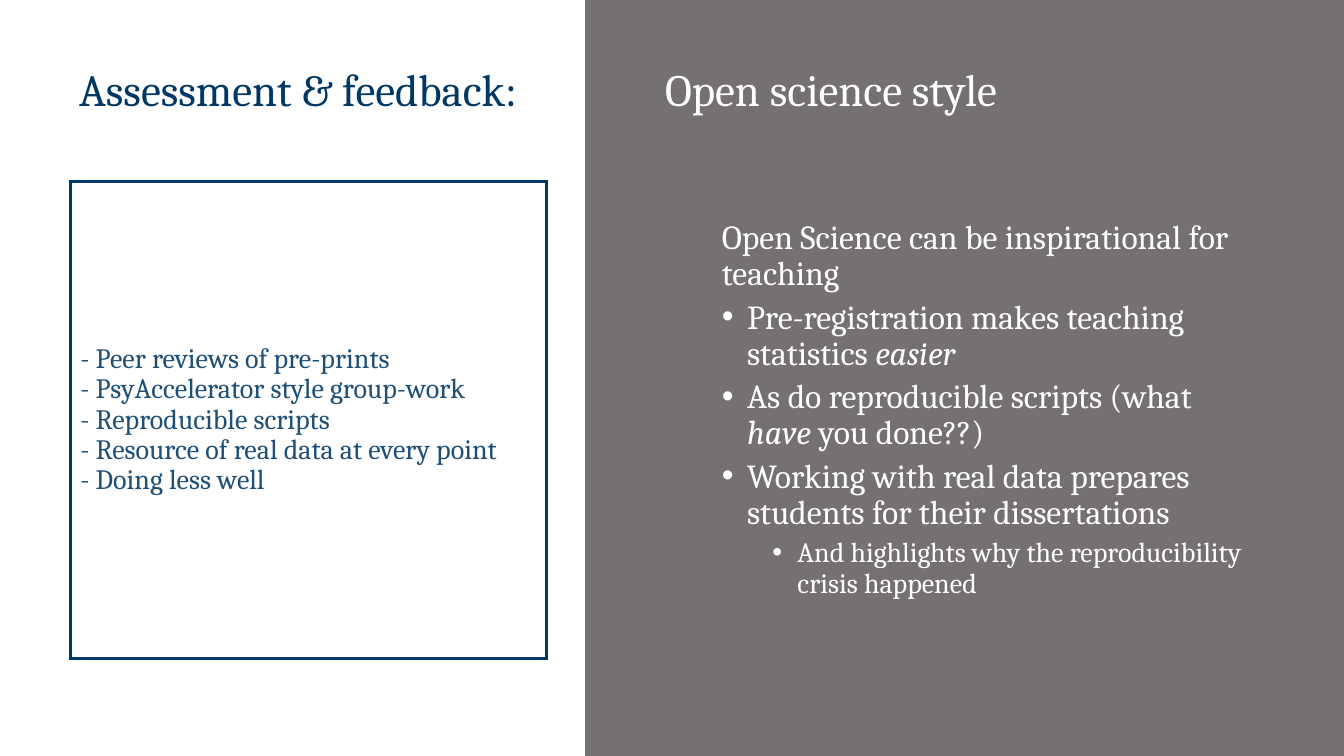
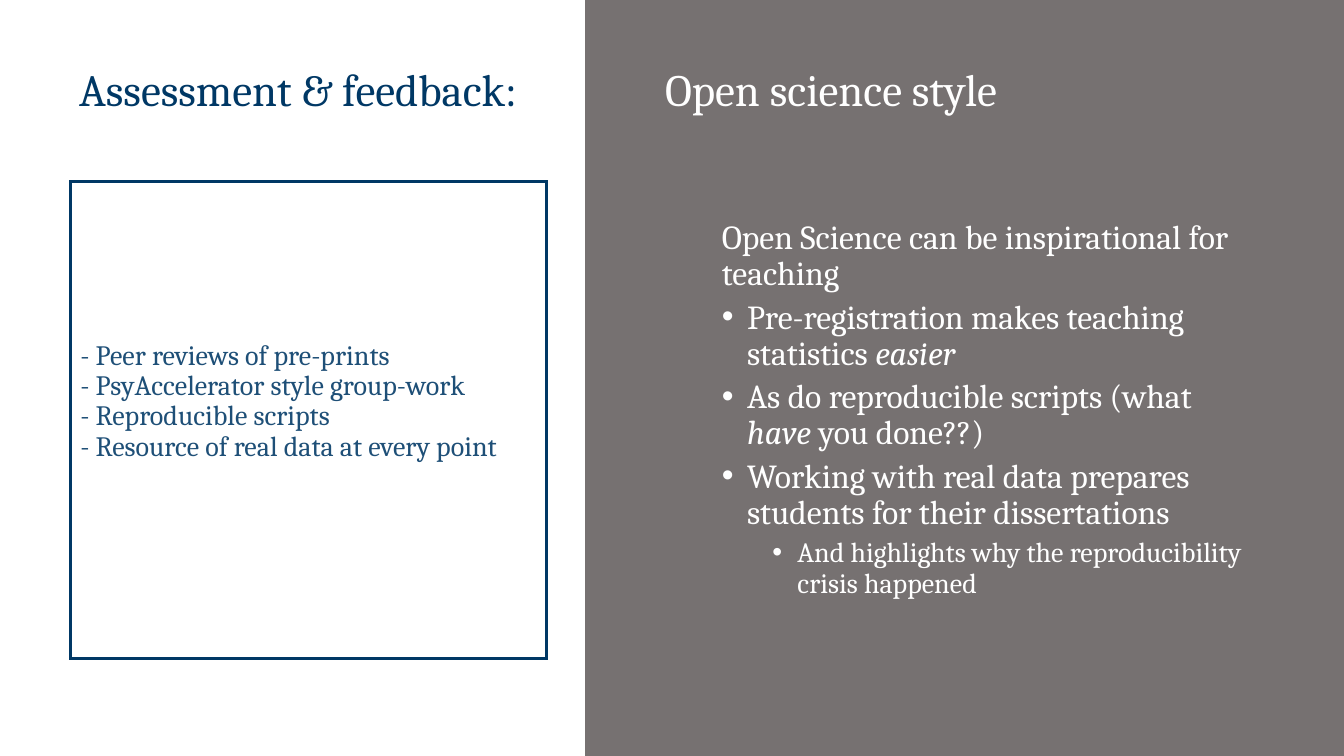
Before and after one commit to PsyTeachR/sips2019, a slide deck: slide 7 of docs/presentations/no_barriers.pptx. Drawn at 1344x756 pixels with LibreOffice and Linux fonts; fonts in the diff are those of the drawing. Boxes give left, top, right and bottom in pixels: in the first picture for what was removed or moved away, otherwise in the second. Text is boxed around its words. In the diff, an @@ line names an element or a change of style, - is before the commit and + after.

```diff
--- a/docs/presentations/no_barriers.pptx
+++ b/docs/presentations/no_barriers.pptx
@@ title at [96,345,497,462]: text changed @@
-- Peer reviews of pre-prints
-- PsyAccelerator style group-work
-- Reproducible scripts
-- Resource of real data at every point
-- Doing less well
+- Peer reviews of pre-prints
+- PsyAccelerator style group-work
+- Reproducible scripts
+- Resource of real data at every point
```
Also in this commit, not shown: 7 other files.
